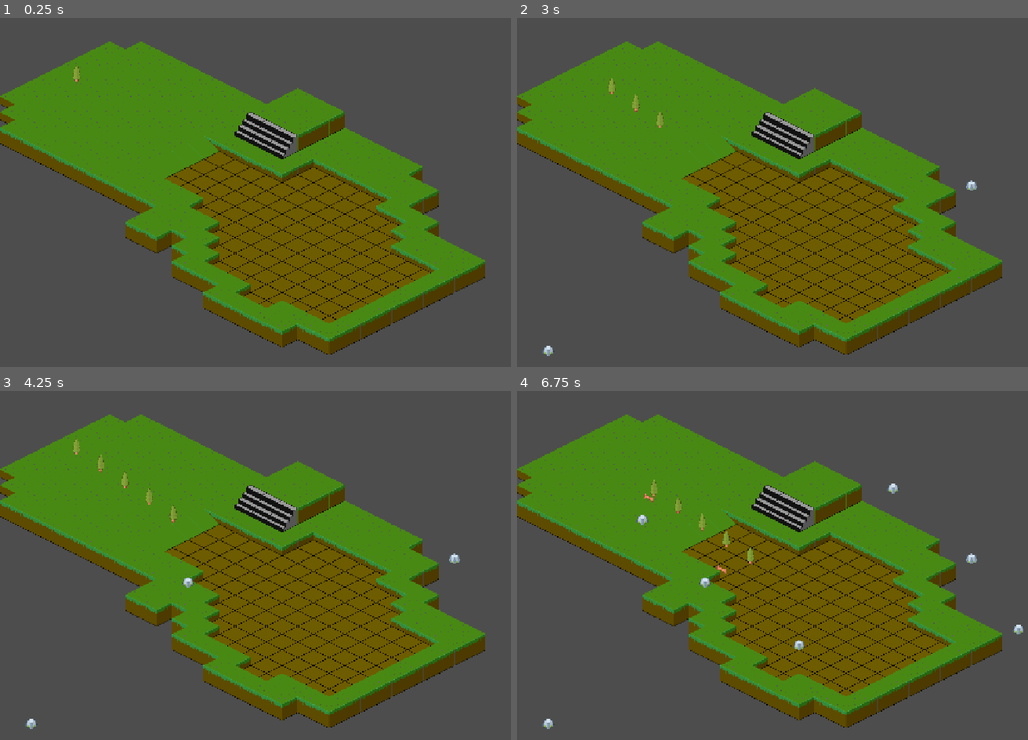
Above: before the commit, frames 1-4 (two rows, left to right).
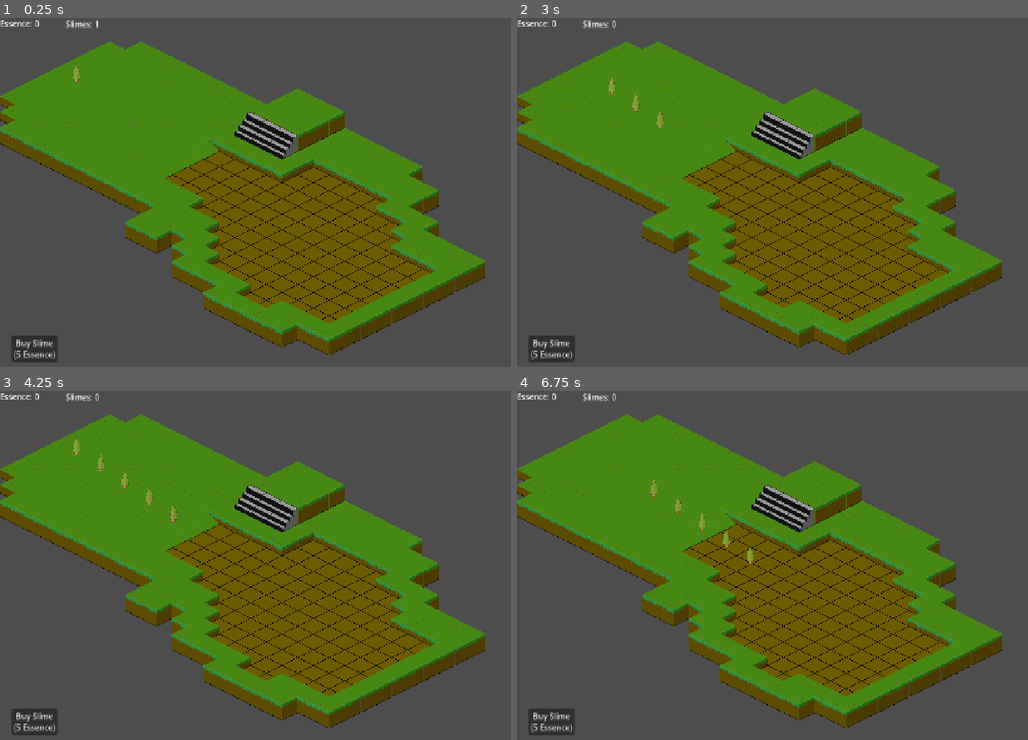
Above: after the commit, the same moments.

Repository: nydelash/Slimechemist-Prototipe
Game: Godot game, scene res://scenes/Main.tscn
Same seed, same stepped clock (60 frames per second), same inputs: the game is played once before the commit and once after it.
Inputs (mouse positions are in pixels of both pictures, inside the frame that each line leads up to):
- Up to frame 1 (0.25 s): no input
- Up to frame 2 (3 s): click (552, 349) at 0.5 s, where only the run after the commit has a clickable "Buy Slime (5 Essence)"; click (552, 349) at 1.25 s, where only the run after the commit has a clickable "Buy Slime (5 Essence)"; click (552, 349) at 2 s, where only the run after the commit has a clickable "Buy Slime (5 Essence)"; move the mouse to (966, 178) at 2.77 s; press the mouse at (966, 178) at 2.78 s
- Up to frame 3 (4.25 s): move the mouse to (189, 586) at 3.52 s; release the mouse at (189, 586) at 3.53 s; click (189, 586) at 3.6 s
- Up to frame 4 (6.75 s): move the mouse to (895, 488) at 4.27 s; press the mouse at (895, 488) at 4.28 s; move the mouse to (798, 638) at 5.02 s; release the mouse at (798, 638) at 5.03 s; click (798, 638) at 5.1 s; move the mouse to (1017, 621) at 5.77 s; press the mouse at (1017, 621) at 5.78 s; move the mouse to (644, 513) at 6.52 s; release the mouse at (644, 513) at 6.53 s; click (644, 513) at 6.6 s

The runs differ from the first frame. In frame 1, 0.7% of the frame differs, in the area x 0-20%, y 0-99%; in frame 2, 0.7%; in frame 3, 0.8%; in frame 4, 1.0%, in the area x 0-100%, y 0-99%.
Error after the commit: Attempt to call function 'get_cell_source_id' in base 'null instance' on a null instance. (res://managers/build_manager.gd:38)

Commit message:
holamundo

Diff:
--- a/components/combat/attack_component.gd
+++ b/components/combat/attack_component.gd
@@ -39,7 +39,8 @@
 
 	var owner = get_parent().get_parent()
 
-	var enemies = get_tree().get_nodes_in_group("enemies")
+	var manager = get_tree().current_scene.get_node("Managers/EnemyManager")
+	var enemies = manager.get_enemies()
 
 	var closest = null
 	var closest_distance = INF
--- a/components/stats/stats_component.gd
+++ b/components/stats/stats_component.gd
@@ -36,10 +36,14 @@
 	var entity = get_parent().get_parent()
 
 	if entity.is_in_group("enemies"):
+
 		drop_loot()
 
 		var wave_manager = get_tree().current_scene.get_node("Managers/WaveManager")
 		wave_manager.enemy_died()
+
+		var enemy_manager = get_tree().current_scene.get_node("Managers/EnemyManager")
+		enemy_manager.unregister_enemy(entity)
 
 	entity.queue_free()
 
--- a/components/traits/trait_component.gd
+++ b/components/traits/trait_component.gd
@@ -7,7 +7,7 @@
 
 
 func _ready():
-	stats_component = get_parent().get_parent().get_component("StatsComponent")
+	stats_component = get_parent().get_node_or_null("StatsComponent")
 
 
 func add_trait(trait_data : TraitData):
--- a/entities/enemies/enemy_base.gd
+++ b/entities/enemies/enemy_base.gd
@@ -6,13 +6,14 @@
 var speed : float = 60.0
 var target : Node2D
 
-
 func _ready():
 
 	add_to_group("enemies")
 
 	target = get_tree().current_scene.get_node("World/LaboratoryTarget")
 
+	var enemy_manager = get_tree().current_scene.get_node("Managers/EnemyManager")
+	enemy_manager.register_enemy(self)
 
 func _physics_process(delta):
 
--- a/entities/loot/essence_drop.gd
+++ b/entities/loot/essence_drop.gd
@@ -1,15 +1,16 @@
 class_name EssenceDrop
 extends Area2D
-
 
 var value : int = 1
 
 
 func _input_event(viewport, event, shape_idx):
 
-	if event.is_action_pressed("click"):
+	if event is InputEventMouseButton:
 
-		collect()
+		if event.pressed and event.button_index == MOUSE_BUTTON_LEFT:
+
+			collect()
 
 
 func collect():
--- a/entities/loot/essence_drop.tscn
+++ b/entities/loot/essence_drop.tscn
@@ -1,10 +1,16 @@
 [gd_scene format=3 uid="uid://br87uujx455vo"]
+
+[ext_resource type="Script" uid="uid://dlyaeqsucd2wi" path="res://entities/loot/essence_drop.gd" id="1_1m3fq"]
+[ext_resource type="Texture2D" uid="uid://c0ggekgkqyexu" path="res://assets/sprites/Tiles/Sprite-0001.png" id="1_55yar"]
 
 [sub_resource type="CircleShape2D" id="CircleShape2D_y80f4"]
 
 [node name="EssenceDrop" type="Area2D" unique_id=162903755]
+script = ExtResource("1_1m3fq")
 
 [node name="Collision" type="CollisionShape2D" parent="." unique_id=1240771325]
 shape = SubResource("CircleShape2D_y80f4")
 
 [node name="Visual" type="Sprite2D" parent="." unique_id=1720676355]
+texture_filter = 1
+texture = ExtResource("1_55yar")
--- a/entities/slimes/slime_base.gd
+++ b/entities/slimes/slime_base.gd
@@ -7,3 +7,9 @@
 func _ready():
 
 	add_to_group("slimes")
+
+	var trait_component = $Components/TraitComponent
+
+	var traits = preload("res://resources/traits/trait_damage.tres")
+
+	trait_component.add_trait(traits)
--- a/entities/slimes/slime_base.tscn
+++ b/entities/slimes/slime_base.tscn
@@ -2,24 +2,83 @@
 
 [ext_resource type="PackedScene" uid="uid://c2cn58wa5oq50" path="res://entities/entity_base.tscn" id="1_puka5"]
 [ext_resource type="Script" uid="uid://fumdp33p0t44" path="res://entities/slimes/slime_base.gd" id="2_1l6nb"]
-[ext_resource type="Texture2D" uid="uid://blg2me1auwdj6" path="res://assets/sprites/Tiles/castle_towerGreenBase_S.png" id="3_gq7vg"]
 [ext_resource type="Resource" uid="uid://dfeqehrdiq38a" path="res://resources/entities/slimes/basic_slime.tres" id="3_jrix8"]
+[ext_resource type="Texture2D" uid="uid://bpgxqxrlb4tqb" path="res://assets/sprites/SlimeBaseIdle.png" id="4_7sas3"]
 [ext_resource type="Script" uid="uid://bo63cngnu86rn" path="res://components/stats/stats_component.gd" id="4_nwjs3"]
 [ext_resource type="Script" uid="uid://bgpqdjxhhf7mx" path="res://components/combat/attack_component.gd" id="5_x13h1"]
 [ext_resource type="Script" uid="uid://cw3f1m3dew760" path="res://components/traits/trait_component.gd" id="6_jrix8"]
 [ext_resource type="Resource" uid="uid://by1s2us3687v2" path="res://resources/attacks/attack_basic_projectile.tres" id="7_7sas3"]
 
+[sub_resource type="AtlasTexture" id="AtlasTexture_oyo7a"]
+atlas = ExtResource("4_7sas3")
+region = Rect2(0, 0, 32, 32)
+
+[sub_resource type="AtlasTexture" id="AtlasTexture_s8h03"]
+atlas = ExtResource("4_7sas3")
+region = Rect2(32, 0, 32, 32)
+
+[sub_resource type="AtlasTexture" id="AtlasTexture_adwy7"]
+atlas = ExtResource("4_7sas3")
+region = Rect2(64, 0, 32, 32)
+
+[sub_resource type="AtlasTexture" id="AtlasTexture_oioat"]
+atlas = ExtResource("4_7sas3")
+region = Rect2(96, 0, 32, 32)
+
+[sub_resource type="AtlasTexture" id="AtlasTexture_j3ykj"]
+atlas = ExtResource("4_7sas3")
+region = Rect2(128, 0, 32, 32)
+
+[sub_resource type="AtlasTexture" id="AtlasTexture_1ux1k"]
+atlas = ExtResource("4_7sas3")
+region = Rect2(160, 0, 32, 32)
+
+[sub_resource type="SpriteFrames" id="SpriteFrames_5b5lr"]
+animations = [{
+"frames": [{
+"duration": 1.0,
+"texture": SubResource("AtlasTexture_oyo7a")
+}, {
+"duration": 1.0,
+"texture": SubResource("AtlasTexture_s8h03")
+}, {
+"duration": 1.0,
+"texture": SubResource("AtlasTexture_adwy7")
+}, {
+"duration": 1.0,
+"texture": SubResource("AtlasTexture_oioat")
+}, {
+"duration": 1.0,
+"texture": SubResource("AtlasTexture_j3ykj")
+}, {
+"duration": 1.0,
+"texture": SubResource("AtlasTexture_1ux1k")
+}],
+"loop": true,
+"name": &"idle",
+"speed": 8.0
+}]
+
 [sub_resource type="CircleShape2D" id="CircleShape2D_jrix8"]
+radius = 9.0
 
 [sub_resource type="CircleShape2D" id="CircleShape2D_7sas3"]
+radius = 9.0
 
 [node name="Slime" unique_id=1150683471 instance=ExtResource("1_puka5")]
 script = ExtResource("2_1l6nb")
 entity_data = ExtResource("3_jrix8")
 
 [node name="Sprite2D" parent="Visual" parent_id_path=PackedInt32Array(2100315452) index="0" unique_id=703975650]
+position = Vector2(0, -6)
 scale = Vector2(0.1015625, 0.1015625)
-texture = ExtResource("3_gq7vg")
+
+[node name="AnimatedSprite2D" type="AnimatedSprite2D" parent="Visual" parent_id_path=PackedInt32Array(2100315452) index="1" unique_id=444366480]
+texture_filter = 1
+sprite_frames = SubResource("SpriteFrames_5b5lr")
+animation = &"idle"
+autoplay = "idle"
+frame_progress = 0.4744753
 
 [node name="Collision" parent="." index="1" unique_id=1394374684]
 shape = SubResource("CircleShape2D_jrix8")
--- a/managers/build_manager.gd
+++ b/managers/build_manager.gd
@@ -20,20 +20,31 @@
 			place_slime(event.position)
 
 
-func place_slime(mouse_position: Vector2):
+func place_slime(world_position : Vector2):
 
-	var cell = tilemap.local_to_map(tilemap.to_local(mouse_position))
+	var game_manager = get_tree().current_scene.get_node("Managers/GameManager")
+
+	if not game_manager.use_slime():
+		return
 
 	var grid_manager = get_tree().current_scene.get_node("Managers/GridManager")
 
+	var ground = get_tree().current_scene.get_node("World/Map/GroundLayer")
+	var build_layer = get_tree().current_scene.get_node("World/Map/BuildLayer")
+
+	var cell = ground.local_to_map(world_position)
+
+	# verificar si el tile permite construir
+	if build_layer.get_cell_source_id(cell) == -1:
+		return
+
 	if grid_manager.is_cell_occupied(cell):
 		return
-
 
 	var slime = slime_scene.instantiate()
 
 	get_tree().current_scene.get_node("Entities").add_child(slime)
 
-	slime.global_position = tilemap.map_to_local(cell)
+	slime.global_position = ground.map_to_local(cell)
 
 	grid_manager.occupy_cell(cell, slime)
--- /dev/null
+++ b/managers/enemy_manager.gd
@@ -0,0 +1,19 @@
+class_name EnemyManager
+extends Node
+
+var enemies : Array = []
+
+
+func register_enemy(enemy):
+
+	enemies.append(enemy)
+
+
+func unregister_enemy(enemy):
+
+	enemies.erase(enemy)
+
+
+func get_enemies():
+
+	return enemies
--- a/managers/enemy_spawner.gd
+++ b/managers/enemy_spawner.gd
@@ -20,3 +20,12 @@
 	var spawn = get_tree().current_scene.get_node("World/Spawners/Spawn_1")
 
 	spawner.spawn_enemy(spawn.global_position)
+
+
+
+func _on_buy_slime_button_pressed():
+
+	var game_manager = get_tree().current_scene.get_node("Managers/GameManager")
+
+	if game_manager.spend_essence(5):
+		game_manager.add_slime()
--- /dev/null
+++ b/managers/game_manager.gd
@@ -0,0 +1,58 @@
+class_name GameManager
+extends Node
+
+var essence : int = 0
+var slimes : int = 1   # cantidad inicial
+
+var essence_label : Label
+var slime_label : Label
+
+
+func _ready():
+
+	essence_label = get_tree().current_scene.get_node("UI/EssenceCounter")
+	slime_label = get_tree().current_scene.get_node("UI/SlimeCounter")
+
+	update_ui()
+
+
+func add_essence(amount : int):
+
+	essence += amount
+
+	update_ui()
+
+
+func spend_essence(amount : int) -> bool:
+
+	if essence < amount:
+		return false
+
+	essence -= amount
+	update_ui()
+	return true
+
+
+func add_slime():
+
+	slimes += 1
+	update_ui()
+
+
+func use_slime() -> bool:
+
+	if slimes <= 0:
+		return false
+
+	slimes -= 1
+	update_ui()
+	return true
+
+
+func update_ui():
+
+	if essence_label:
+		essence_label.text = "Essence: " + str(essence)
+
+	if slime_label:
+		slime_label.text = "Slimes: " + str(slimes)
--- a/managers/input_manager.gd
+++ b/managers/input_manager.gd
@@ -12,7 +12,12 @@
 
 
 
-func handle_left_click(mouse_position: Vector2):
+func handle_left_click(mouse_position):
+
+	var space = get_viewport().gui_get_hovered_control()
+
+	if space != null:
+		return
 
 	var build_manager = get_tree().current_scene.get_node("Managers/BuildManager")
 
--- /dev/null
+++ b/resources/traits/trait_damage.tres
@@ -0,0 +1,10 @@
+[gd_resource type="Resource" script_class="TraitData" format=3 uid="uid://dw3u4yy5itbty"]
+
+[ext_resource type="Script" uid="uid://brmd7v7uorfr7" path="res://resources/traits/trait_data.gd" id="1_cxlpe"]
+
+[resource]
+script = ExtResource("1_cxlpe")
+trait_name = "Damage"
+description = "Increase damage by 1"
+damage_modifier = 5.0
+metadata/_custom_type_script = "uid://brmd7v7uorfr7"
--- a/scenes/Main.tscn
+++ b/scenes/Main.tscn
@@ -10,6 +10,8 @@
 [ext_resource type="PackedScene" uid="uid://xeu8e4qnywti" path="res://entities/enemies/enemy_base.tscn" id="6_c01mt"]
 [ext_resource type="Script" uid="uid://dq5cnnmjpimt7" path="res://managers/build_manager.gd" id="7_nxtc6"]
 [ext_resource type="PackedScene" uid="uid://cwcix3uin6606" path="res://entities/slimes/slime_base.tscn" id="8_jlsqs"]
+[ext_resource type="Script" uid="uid://d070adctsfldh" path="res://managers/enemy_manager.gd" id="11_wp0k4"]
+[ext_resource type="Script" uid="uid://b08cdq147hm4v" path="res://managers/game_manager.gd" id="12_bjd11"]
 
 [node name="Game" type="Node" unique_id=1109963297]
 
@@ -22,7 +24,6 @@
 tile_set = ExtResource("1_su47t")
 
 [node name="GroundLayer" type="TileMapLayer" parent="World/Map" unique_id=119940292]
-tile_map_data = PackedByteArray("AAAOAPz/AAAAAAAAAAA=")
 tile_set = ExtResource("1_su47t")
 
 [node name="ObstacleLayer" type="TileMapLayer" parent="World/Map" unique_id=1159958203]
@@ -69,4 +70,32 @@
 script = ExtResource("7_nxtc6")
 slime_scene = ExtResource("8_jlsqs")
 
+[node name="EnemyManager" type="Node" parent="Managers" unique_id=1193159260]
+script = ExtResource("11_wp0k4")
+
+[node name="GameManager" type="Node" parent="Managers" unique_id=537014501]
+script = ExtResource("12_bjd11")
+
 [node name="UI" type="CanvasLayer" parent="." unique_id=846325090]
+
+[node name="EssenceCounter" type="Label" parent="UI" unique_id=566972430]
+offset_right = 40.0
+offset_bottom = 23.0
+text = "Essence: 0"
+
+[node name="SlimeCounter" type="Label" parent="UI" unique_id=833928930]
+offset_left = 134.0
+offset_top = 1.0
+offset_right = 194.0
+offset_bottom = 24.0
+text = "Slime: 1"
+
+[node name="BuySlimeButton" type="Button" parent="UI" unique_id=1885320128]
+offset_left = 24.0
+offset_top = 648.0
+offset_right = 117.0
+offset_bottom = 702.0
+text = "Buy Slime
+(5 Essence)"
+
+[connection signal="pressed" from="UI/BuySlimeButton" to="World/Spawners/Spawn_1" method="_on_buy_slime_button_pressed"]
Binary file added: assets/sprites/SlimeBaseIdle.png
Not shown, added: assets/sprites/SlimeBaseIdle.png.import
Binary file added: assets/sprites/Tiles/Sprite-0001.png
Not shown, added: assets/sprites/Tiles/Sprite-0001.png.import
Not shown, added: managers/enemy_manager.gd.uid
Not shown, added: managers/game_manager.gd.uid
